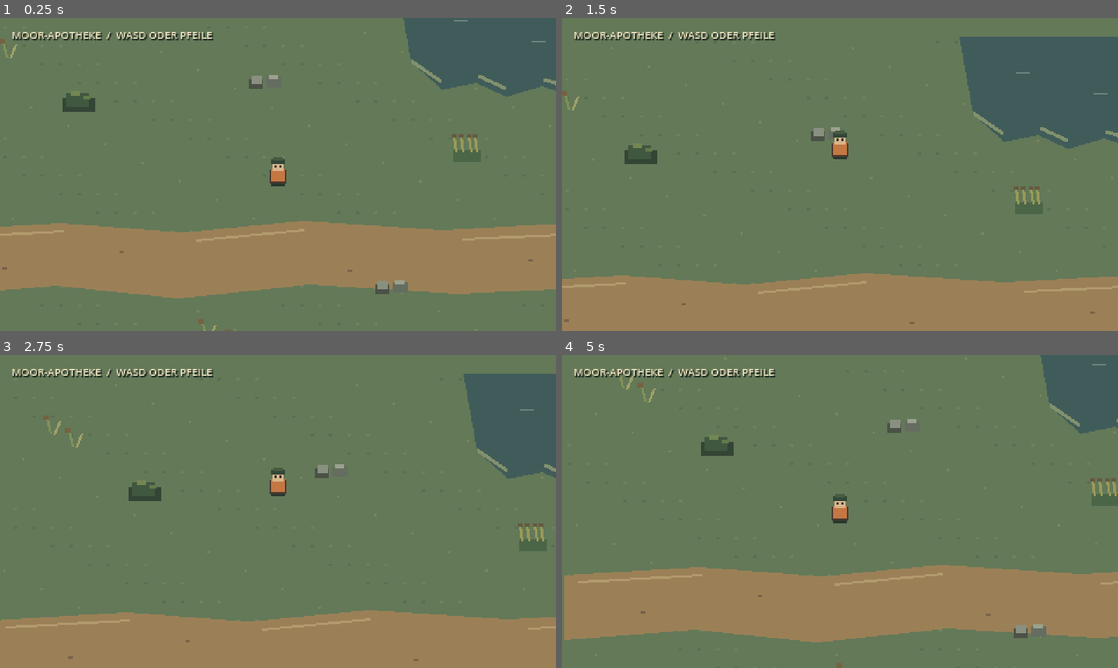
Above: before the commit, frames 1-4 (two rows, left to right).
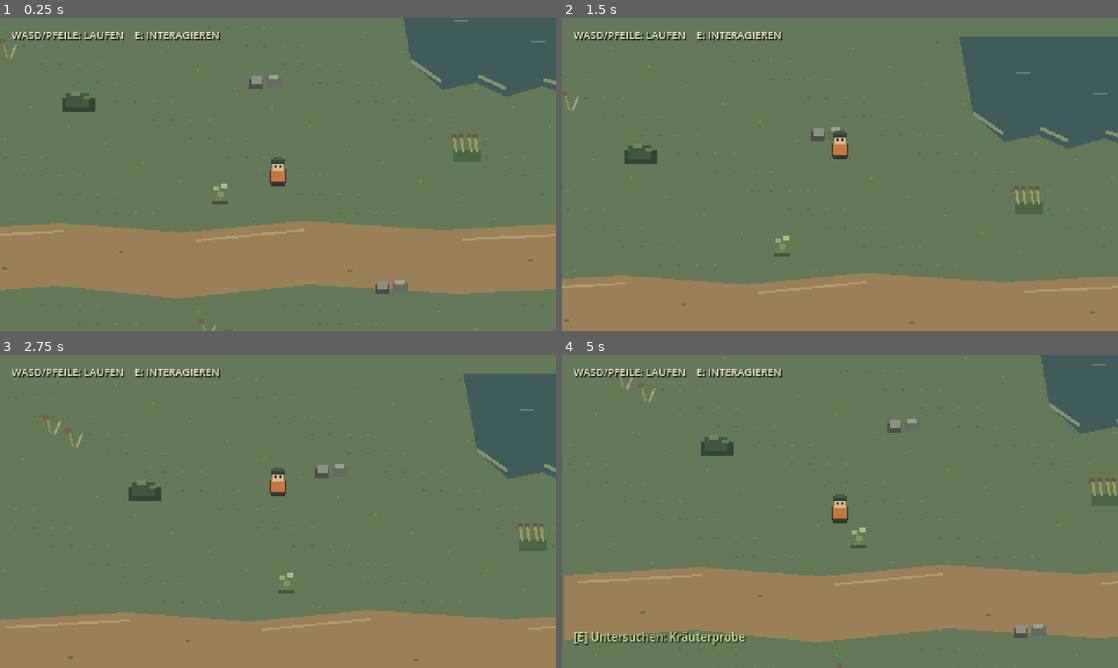
Above: after the commit, the same moments.

Repository: Fremarx/Moor-Apotheke
Game: Godot game, scene res://scenes/main.tscn
Same seed, same stepped clock (60 frames per second), same inputs: the game is played once before the commit and once after it.
Inputs:
- Up to frame 1 (0.25 s): no input
- Up to frame 2 (1.5 s): tap Enter at 0.5 s; hold E (interact, bound only after the commit) 0.53-1.28 s; hold W (move_up) from 0.53 s (still down); tap E (interact, bound only after the commit) at 1.35 s
- Up to frame 3 (2.75 s): tap Space at 2 s; release W (move_up) at 2.03 s; hold A (move_left) from 2.03 s (still down); hold E (interact, bound only after the commit) from 2.03 s (still down)
- Up to frame 4 (5 s): release E (interact, bound only after the commit) at 2.78 s; tap E (interact, bound only after the commit) at 2.85, 4.35 s; release A (move_left) at 3.53 s; hold S (move_down) 3.53-4.28 s; hold E (interact, bound only after the commit) 3.53-4.28 s; hold D (move_right) from 4.28 s (still down)

The runs differ from the first frame. In frame 1, 0.8% of the frame differs, in the area x 2-41%, y 4-60%; in frame 2, 0.8%; in frame 3, 0.8%; in frame 4, 1.4%, in the area x 2-55%, y 4-93%.

Commit message:
feat(interaction): add nearby E interactions

Diff:
--- a/project.godot
+++ b/project.godot
@@ -18,6 +18,7 @@
 move_right={"deadzone": 0.5, "events": [Object(InputEventKey,"physical_keycode":68), Object(InputEventKey,"physical_keycode":4194321)]}
 move_up={"deadzone": 0.5, "events": [Object(InputEventKey,"physical_keycode":87), Object(InputEventKey,"physical_keycode":4194320)]}
 move_down={"deadzone": 0.5, "events": [Object(InputEventKey,"physical_keycode":83), Object(InputEventKey,"physical_keycode":4194322)]}
+interact={"deadzone": 0.5, "events": [Object(InputEventKey,"physical_keycode":69)]}
 
 [rendering]
 renderer/rendering_method="gl_compatibility"
--- a/scenes/main.tscn
+++ b/scenes/main.tscn
@@ -1,9 +1,11 @@
-[gd_scene load_steps=3 format=3]
+[gd_scene load_steps=4 format=3]
 
 [ext_resource type="PackedScene" path="res://scenes/world/test_map.tscn" id="1_map"]
 [ext_resource type="PackedScene" path="res://scenes/player/player.tscn" id="2_player"]
+[ext_resource type="Script" path="res://scripts/main.gd" id="3_main"]
 
 [node name="Main" type="Node2D"]
+script = ExtResource("3_main")
 
 [node name="World" type="Node2D" parent="."]
 
@@ -18,11 +20,39 @@
 [node name="ControlsHint" type="Label" parent="HUD"]
 offset_left = 10.0
 offset_top = 8.0
-offset_right = 234.0
+offset_right = 355.0
 offset_bottom = 23.0
 theme_override_colors/font_color = Color(0.93, 0.89, 0.75, 1)
 theme_override_colors/font_shadow_color = Color(0.12, 0.16, 0.13, 1)
 theme_override_constants/shadow_offset_x = 1
 theme_override_constants/shadow_offset_y = 1
 theme_override_font_sizes/font_size = 9
-text = "MOOR-APOTHEKE  /  WASD ODER PFEILE"
+text = "WASD/PFEILE: LAUFEN    E: INTERAGIEREN"
+
+[node name="InteractionFeedback" type="Label" parent="HUD"]
+visible = false
+offset_left = 10.0
+offset_top = 218.0
+offset_right = 420.0
+offset_bottom = 234.0
+theme_override_colors/font_color = Color(0.92, 0.86, 0.68, 1)
+theme_override_colors/font_shadow_color = Color(0.12, 0.16, 0.13, 1)
+theme_override_constants/shadow_offset_x = 1
+theme_override_constants/shadow_offset_y = 1
+theme_override_font_sizes/font_size = 9
+
+[node name="InteractionPrompt" type="Label" parent="HUD"]
+visible = false
+offset_left = 10.0
+offset_top = 236.0
+offset_right = 380.0
+offset_bottom = 253.0
+theme_override_colors/font_color = Color(0.78, 0.87, 0.57, 1)
+theme_override_colors/font_shadow_color = Color(0.12, 0.16, 0.13, 1)
+theme_override_constants/shadow_offset_x = 1
+theme_override_constants/shadow_offset_y = 1
+theme_override_font_sizes/font_size = 10
+
+[node name="FeedbackTimer" type="Timer" parent="HUD"]
+wait_time = 2.0
+one_shot = true
--- a/scenes/player/player.tscn
+++ b/scenes/player/player.tscn
@@ -1,9 +1,12 @@
-[gd_scene load_steps=3 format=3]
+[gd_scene load_steps=4 format=3]
 
 [ext_resource type="Script" path="res://scripts/player_controller.gd" id="1_controller"]
 
 [sub_resource type="RectangleShape2D" id="RectangleShape2D_player"]
 size = Vector2(10, 8)
+
+[sub_resource type="CircleShape2D" id="CircleShape2D_interaction"]
+radius = 28.0
 
 [node name="Player" type="CharacterBody2D"]
 motion_mode = 1
@@ -15,6 +18,13 @@
 position = Vector2(0, 5)
 shape = SubResource("RectangleShape2D_player")
 
+[node name="InteractionArea" type="Area2D" parent="."]
+collision_layer = 0
+collision_mask = 2
+
+[node name="CollisionShape2D" type="CollisionShape2D" parent="InteractionArea"]
+shape = SubResource("CircleShape2D_interaction")
+
 [node name="Camera2D" type="Camera2D" parent="."]
 limit_left = 0
 limit_top = 0
--- a/scenes/world/test_map.tscn
+++ b/scenes/world/test_map.tscn
@@ -1,6 +1,22 @@
-[gd_scene load_steps=2 format=3]
+[gd_scene load_steps=4 format=3]
 
 [ext_resource type="Script" path="res://scripts/test_map.gd" id="1_map"]
+[ext_resource type="Script" path="res://scripts/interactable.gd" id="2_interactable"]
+
+[sub_resource type="CircleShape2D" id="CircleShape2D_interaction_probe"]
+radius = 6.0
 
 [node name="TestMap" type="Node2D"]
 script = ExtResource("1_map")
+
+[node name="InteractionProbe" type="Area2D" parent="."]
+position = Vector2(270, 198)
+collision_layer = 2
+collision_mask = 0
+script = ExtResource("2_interactable")
+display_name = "Kräuterprobe"
+action_verb = "Untersuchen"
+feedback_text = "Du untersuchst die Kräuterprobe."
+
+[node name="CollisionShape2D" type="CollisionShape2D" parent="InteractionProbe"]
+shape = SubResource("CircleShape2D_interaction_probe")
--- /dev/null
+++ b/scripts/interactable.gd
@@ -0,0 +1,19 @@
+extends Area2D
+
+@export var display_name: String = "Objekt"
+@export var action_verb: String = "Untersuchen"
+@export_multiline var feedback_text: String = ""
+
+
+func _ready() -> void:
+	add_to_group("interactables")
+
+
+func get_prompt_text() -> String:
+	return "[E] %s: %s" % [action_verb, display_name]
+
+
+func interact() -> String:
+	if not feedback_text.is_empty():
+		return feedback_text
+	return "Du untersuchst: %s." % display_name
--- /dev/null
+++ b/scripts/main.gd
@@ -0,0 +1,30 @@
+extends Node2D
+
+@onready var _player: Node = $World/Player
+@onready var _interaction_prompt: Label = $HUD/InteractionPrompt
+@onready var _interaction_feedback: Label = $HUD/InteractionFeedback
+@onready var _feedback_timer: Timer = $HUD/FeedbackTimer
+
+
+func _ready() -> void:
+	_player.connect("interaction_hint_changed", _on_interaction_hint_changed)
+	_player.connect("interaction_completed", _on_interaction_completed)
+	_feedback_timer.timeout.connect(_on_feedback_timer_timeout)
+
+
+func _on_interaction_hint_changed(prompt_text: String) -> void:
+	_interaction_prompt.text = prompt_text
+	_interaction_prompt.visible = not prompt_text.is_empty()
+
+
+func _on_interaction_completed(feedback_text: String) -> void:
+	if feedback_text.is_empty():
+		return
+
+	_interaction_feedback.text = feedback_text
+	_interaction_feedback.show()
+	_feedback_timer.start()
+
+
+func _on_feedback_timer_timeout() -> void:
+	_interaction_feedback.hide()
--- a/scripts/player_controller.gd
+++ b/scripts/player_controller.gd
@@ -1,12 +1,72 @@
 extends CharacterBody2D
 
+signal interaction_hint_changed(prompt_text: String)
+signal interaction_completed(feedback_text: String)
+
 @export var move_speed: float = 82.0
+
+@onready var _interaction_area: Area2D = $InteractionArea
+
+var _current_interactable: Area2D
 
 
 func _physics_process(_delta: float) -> void:
 	var direction := Input.get_vector("move_left", "move_right", "move_up", "move_down")
 	velocity = direction * move_speed
 	move_and_slide()
+	_refresh_interactable_target()
+
+
+func _unhandled_input(event: InputEvent) -> void:
+	if event.is_action_pressed("interact"):
+		try_interact()
+
+
+func try_interact() -> bool:
+	_refresh_interactable_target()
+	if not is_instance_valid(_current_interactable):
+		return false
+
+	var feedback_text := str(_current_interactable.call("interact"))
+	interaction_completed.emit(feedback_text)
+	return true
+
+
+func get_current_interactable() -> Area2D:
+	if is_instance_valid(_current_interactable):
+		return _current_interactable
+	return null
+
+
+func _refresh_interactable_target() -> void:
+	var nearest: Area2D
+	var nearest_distance_squared := INF
+
+	for area in _interaction_area.get_overlapping_areas():
+		if not _is_interactable(area):
+			continue
+
+		var distance_squared := global_position.distance_squared_to(area.global_position)
+		if nearest == null or distance_squared < nearest_distance_squared:
+			nearest = area
+			nearest_distance_squared = distance_squared
+
+	if nearest == _current_interactable:
+		return
+
+	_current_interactable = nearest
+	var prompt_text := ""
+	if is_instance_valid(_current_interactable):
+		prompt_text = str(_current_interactable.call("get_prompt_text"))
+	interaction_hint_changed.emit(prompt_text)
+
+
+func _is_interactable(area: Area2D) -> bool:
+	return (
+		area.is_in_group("interactables")
+		and area.has_method("get_prompt_text")
+		and area.has_method("interact")
+	)
 
 
 func _draw() -> void:
--- a/scripts/test_map.gd
+++ b/scripts/test_map.gd
@@ -35,6 +35,7 @@
 	_draw_path()
 	_draw_obstacles()
 	_draw_reeds()
+	_draw_interaction_probe()
 
 
 func _draw_ground() -> void:
@@ -116,3 +117,12 @@
 		draw_line(reed, reed + Vector2(-3, -13), Color("82905a"), 2.0)
 		draw_rect(Rect2(reed + Vector2(-7, -16), Vector2(5, 4)), Color("756241"))
 		draw_line(reed + Vector2(3, 1), reed + Vector2(8, -11), Color("a1a169"), 2.0)
+
+
+func _draw_interaction_probe() -> void:
+	var center := Vector2(270, 198)
+	draw_rect(Rect2(center + Vector2(-7, 5), Vector2(14, 3)), Color("46543b"))
+	draw_line(center + Vector2(0, 5), center + Vector2(0, -4), Color("768850"), 2.0)
+	draw_rect(Rect2(center + Vector2(-6, -8), Vector2(5, 4)), Color("9cac6e"))
+	draw_rect(Rect2(center + Vector2(1, -10), Vector2(5, 4)), Color("b0ba7a"))
+	draw_rect(Rect2(center + Vector2(-2, -3), Vector2(5, 4)), Color("85925e"))
--- /dev/null
+++ b/tests/core_002_interaction_test.gd
@@ -0,0 +1,128 @@
+extends SceneTree
+
+const MAIN_SCENE: PackedScene = preload("res://scenes/main.tscn")
+const INTERACTABLE_SCRIPT_PATH := "res://scripts/interactable.gd"
+
+var _failures: Array[String] = []
+var _feedback_message := ""
+
+
+func _initialize() -> void:
+	call_deferred("_run")
+
+
+func _run() -> void:
+	_check(InputMap.has_action("interact"), "the interact input action is registered")
+
+	var main := MAIN_SCENE.instantiate()
+	root.add_child(main)
+	await physics_frame
+	await physics_frame
+
+	var player := main.get_node_or_null("World/Player")
+	var prompt := main.get_node_or_null("HUD/InteractionPrompt") as Label
+	var feedback := main.get_node_or_null("HUD/InteractionFeedback") as Label
+	var feedback_timer := main.get_node_or_null("HUD/FeedbackTimer") as Timer
+	var probe := main.get_node_or_null("World/TestMap/InteractionProbe") as Area2D
+
+	_check(player != null, "the player exists")
+	_check(prompt != null, "the interaction prompt exists")
+	_check(feedback != null, "the interaction feedback exists")
+	_check(feedback_timer != null, "the interaction feedback timer exists")
+	_check(probe != null, "the graybox interaction probe exists")
+
+	if player == null or prompt == null or feedback == null or feedback_timer == null or probe == null:
+		_finish()
+		return
+
+	_check(not prompt.visible, "the prompt is hidden when the player is out of range")
+	player.global_position = probe.global_position + Vector2(6, 0)
+	await physics_frame
+	await physics_frame
+	_check(prompt.visible, "the prompt appears inside interaction range")
+	_check(prompt.text.contains("Kräuterprobe"), "the prompt names the nearby object")
+
+	var interactable_script := load(INTERACTABLE_SCRIPT_PATH) as Script
+	_check(interactable_script != null, "interactable contract script exists")
+	if interactable_script == null:
+		_finish()
+		return
+
+	var closer := Area2D.new()
+	closer.set_script(interactable_script)
+	closer.set("display_name", "Näherer Marker")
+	closer.set("action_verb", "Untersuchen")
+	closer.set("feedback_text", "Der nähere Marker reagiert.")
+	closer.collision_layer = 2
+	closer.collision_mask = 0
+	var closer_shape := CollisionShape2D.new()
+	var circle := CircleShape2D.new()
+	circle.radius = 6.0
+	closer_shape.shape = circle
+	closer.add_child(closer_shape)
+	main.get_node("World/TestMap").add_child(closer)
+	closer.global_position = probe.global_position + Vector2(2, 0)
+	await physics_frame
+	await physics_frame
+	_check(prompt.text.contains("Näherer Marker"), "the nearest overlapping object is selected")
+
+	_feedback_message = ""
+	if player.has_signal("interaction_completed"):
+		player.connect("interaction_completed", _on_interaction_completed)
+	else:
+		_failures.append("the player reports completed interactions")
+	_press_e(player)
+	_check(_feedback_message == "Der nähere Marker reagiert.", "E triggers only the selected target")
+	_check(feedback.visible, "interaction feedback appears in the HUD")
+	_check(feedback.text == _feedback_message, "the HUD shows the selected target response")
+	_check(not feedback_timer.is_stopped(), "the feedback timer starts after interaction")
+
+	player.global_position = Vector2(560, 320)
+	await physics_frame
+	await physics_frame
+	_check(not prompt.visible, "the prompt disappears after leaving range")
+	_check(feedback.visible, "feedback remains visible when the target changes")
+	_feedback_message = ""
+	_press_e(player)
+	_check(_feedback_message.is_empty(), "E does nothing when no target is in range")
+
+	feedback_timer.emit_signal("timeout")
+	_check(not feedback.visible, "feedback hides when its timer expires")
+
+	player.global_position = Vector2(500, 320)
+	var position_before_moving: Vector2 = player.global_position
+	Input.action_press("move_right")
+	await physics_frame
+	await physics_frame
+	await physics_frame
+	Input.action_release("move_right")
+	_check(player.global_position.x > position_before_moving.x, "movement still works with the interaction area enabled")
+
+	_finish()
+
+
+func _press_e(player: Node) -> void:
+	var event := InputEventKey.new()
+	event.physical_keycode = KEY_E
+	event.pressed = true
+	player.call("_unhandled_input", event)
+
+
+func _on_interaction_completed(message: String) -> void:
+	_feedback_message = message
+
+
+func _check(condition: bool, description: String) -> void:
+	if not condition:
+		_failures.append(description)
+
+
+func _finish() -> void:
+	if _failures.is_empty():
+		print("CORE-002 interaction checks passed.")
+		quit(0)
+		return
+
+	for failure in _failures:
+		push_error("CORE-002 check failed: " + failure)
+	quit(1)
Not shown, added: scripts/interactable.gd.uid
Not shown, added: scripts/main.gd.uid
Not shown, added: tests/core_002_interaction_test.gd.uid
Not shown, changed: PROJECT_PLAN.md
Not shown, changed: docs/AI_CONTEXT.md
Not shown, changed: docs/ARCHITECTURE.md
Not shown, changed: docs/KNOWLEDGE_BASE.md
Not shown, changed: docs/TESTING.md
